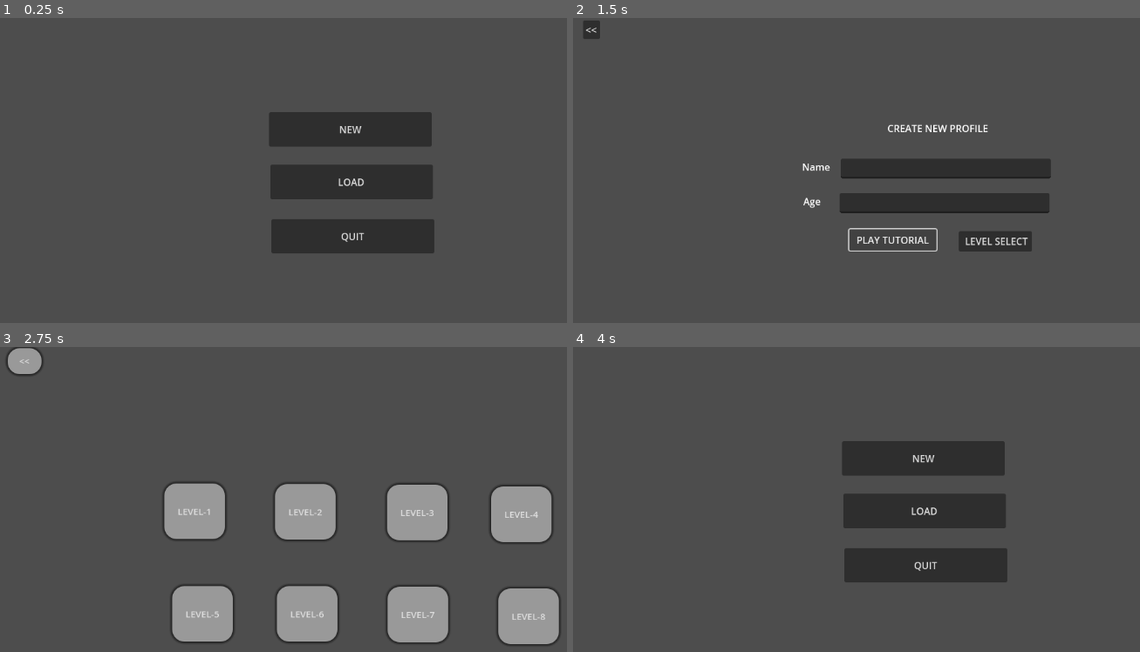
Above: before the commit, frames 1-4 (two rows, left to right).
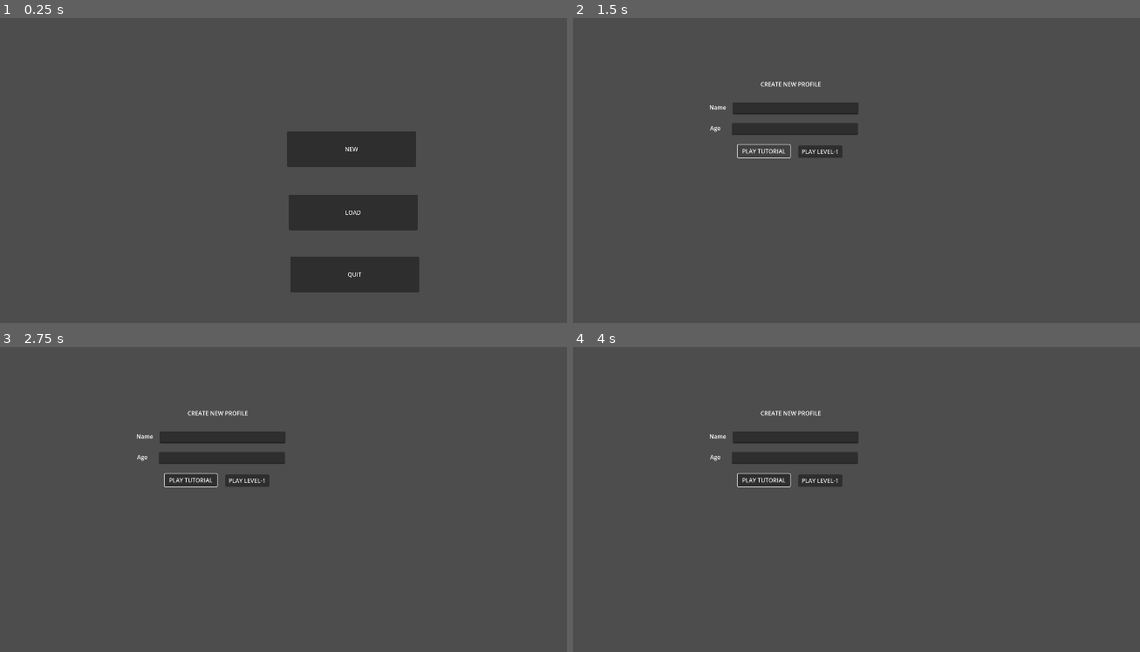
Above: after the commit, the same moments.

Repository: onhardcope/adhd-cooking-game
Game: Godot game, scene res://MainMenu/main_menu.tscn
Same seed, same stepped clock (60 frames per second), same inputs: the game is played once before the commit and once after it.
Inputs (mouse positions are in pixels of both pictures, inside the frame that each line leads up to):
- Up to frame 1 (0.25 s): no input
- Up to frame 2 (1.5 s): click "NEW" at 0.5 s; click "PLAY TUTORIAL" at 1.25 s
- Up to frame 3 (2.75 s): click (419, 569) at 2 s, where only the run before the commit has a clickable "LEVEL SELECT"
- Up to frame 4 (4 s): click (595, 362) at 2.75 s, where only the run before the commit has a clickable "<<"; click (590, 359) at 3.5 s, where only the run before the commit has a clickable "<<"

The runs differ from the first frame. In frame 1, 13% of the frame differs, in the area x 47-77%, y 30-90%; in frame 2, 8.7%; in frame 3, 19%, in the area x 1-99%, y 0-98%; in frame 4, 12%.

Commit message:
extra commit ignore

Diff:
--- a/CreateSave/create_save.tscn
+++ b/CreateSave/create_save.tscn
@@ -1,11 +1,8 @@
-[gd_scene load_steps=3 format=3 uid="uid://8ejkkjnb03sc"]
-
-[ext_resource type="Script" path="res://CreateSave/create_save.gd" id="1_bikef"]
+[gd_scene load_steps=2 format=3 uid="uid://8ejkkjnb03sc"]
 
 [sub_resource type="SystemFont" id="SystemFont_sbyhk"]
 
 [node name="CreateSave" type="Node2D"]
-script = ExtResource("1_bikef")
 
 [node name="CreateSaveLabel" type="Label" parent="."]
 offset_left = 524.0
@@ -52,23 +49,9 @@
 offset_bottom = 385.0
 text = "PLAY TUTORIAL"
 
-[node name="LevelSelect1Button" type="Button" parent="."]
-offset_left = 642.0
-offset_top = 353.0
-offset_right = 763.0
-offset_bottom = 387.0
-text = " LEVEL SELECT
-"
-
-[node name="Button" type="Button" parent="."]
-offset_left = 21.0
-offset_top = 4.0
-offset_right = 49.0
-offset_bottom = 35.0
-text = "<<
-"
-
-[connection signal="focus_entered" from="PlayTutorialButton" to="." method="_on_play_tutorial_button_focus_entered"]
-[connection signal="pressed" from="PlayTutorialButton" to="." method="_on_play_tutorial_button_pressed"]
-[connection signal="pressed" from="LevelSelect1Button" to="." method="_on_level_select_1_button_pressed"]
-[connection signal="pressed" from="Button" to="." method="_on_button_pressed"]
+[node name="PlayLevel1Button" type="Button" parent="."]
+offset_left = 628.0
+offset_top = 352.0
+offset_right = 749.0
+offset_bottom = 386.0
+text = "PLAY LEVEL-1"
--- a/MainMenu/main_menu.tscn
+++ b/MainMenu/main_menu.tscn
@@ -6,24 +6,24 @@
 script = ExtResource("1_e53om")
 
 [node name="New" type="Button" parent="."]
-offset_left = 449.0
-offset_top = 156.0
-offset_right = 718.0
-offset_bottom = 213.0
+offset_left = 798.0
+offset_top = 313.0
+offset_right = 1153.0
+offset_bottom = 411.0
 text = "NEW"
 
 [node name="Quit" type="Button" parent="."]
-offset_left = 453.0
-offset_top = 333.0
-offset_right = 722.0
-offset_bottom = 390.0
+offset_left = 807.0
+offset_top = 659.0
+offset_right = 1162.0
+offset_bottom = 757.0
 text = "QUIT"
 
 [node name="Load" type="Button" parent="."]
-offset_left = 451.0
-offset_top = 243.0
-offset_right = 720.0
-offset_bottom = 300.0
+offset_left = 803.0
+offset_top = 488.0
+offset_right = 1158.0
+offset_bottom = 586.0
 text = "LOAD"
 
 [connection signal="pressed" from="New" to="." method="_on_new_pressed"]
--- a/project.godot
+++ b/project.godot
@@ -14,7 +14,11 @@
 run/main_scene="res://MainMenu/main_menu.tscn"
 config/features=PackedStringArray("4.3", "Mobile")
 
+[display]
+
+window/size/viewport_width=1920
+window/size/viewport_height=1080
+
 [rendering]
 
-renderer/rendering_method="gl_compatibility"
-renderer/rendering_method.mobile="gl_compatibility"
+renderer/rendering_method="mobile"
